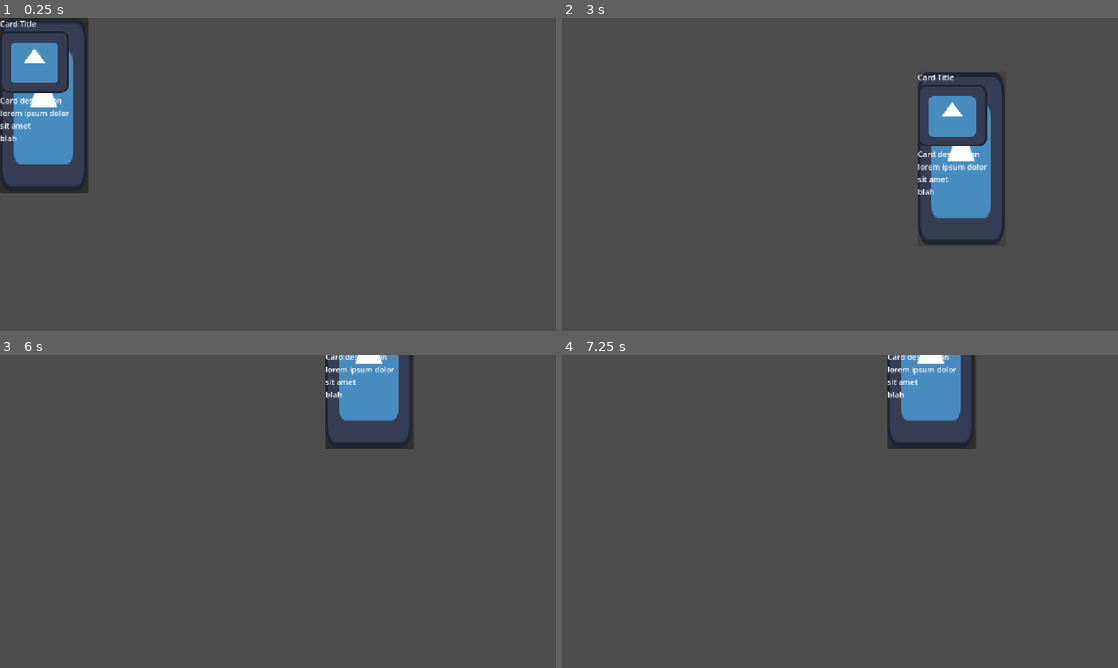
Above: before the commit, frames 1-4 (two rows, left to right).
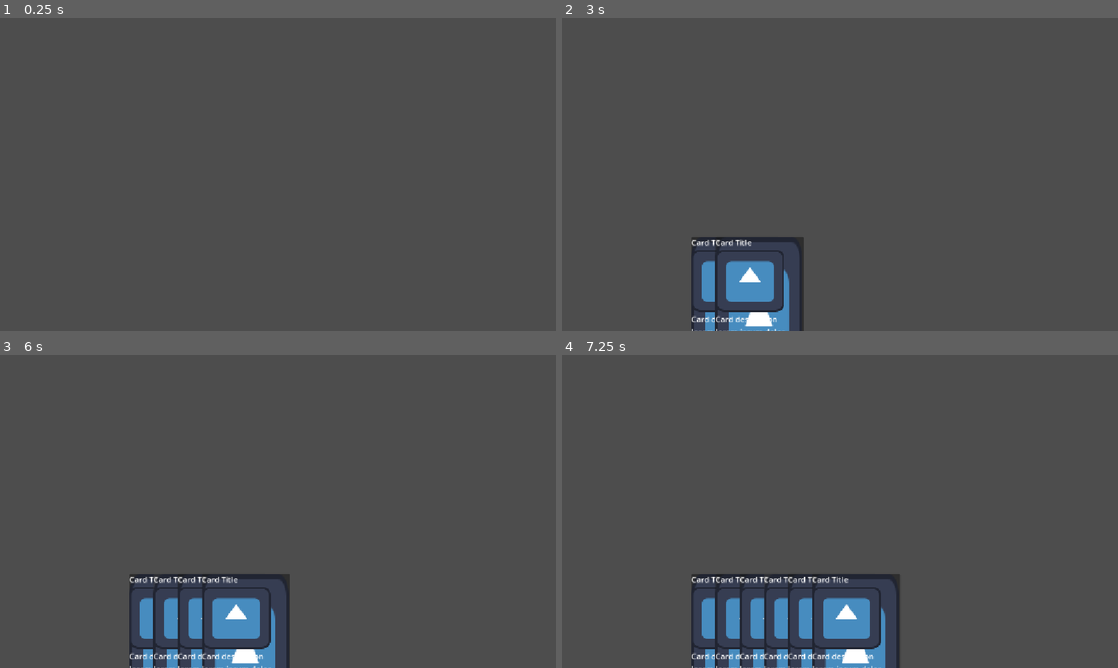
Above: after the commit, the same moments.

Repository: ataylor146/deckbuilder
Game: Godot game, scene res://board.tscn
Two runs of this game, one before a commit and one after it. Both use one fixed random seed, a clock stepped at 60 frames per second and the inputs below. Before the commit the project starts from res://card.tscn. The engine's default icon, where the game draws it, is replaced by a stand-in: a white triangle on a blue panel in a dark square.
Inputs (mouse positions are in pixels of both pictures, inside the frame that each line leads up to):
- Up to frame 1 (0.25 s): no input
- Up to frame 2 (3 s): click (606, 105) at 0.52 s; click (606, 105) at 1.27 s; click (606, 105) at 2.02 s; tap Enter (ui_accept) at 2.75 s; move the mouse to (962, 158) at 2.77 s; hold Enter (ui_accept) from 2.78 s (still down)
- Up to frame 3 (6 s): release Enter (ui_accept) at 3.5 s; click (200, 661) at 3.52 s; click (200, 661) at 4.27 s; click (200, 661) at 5.02 s; tap Enter (ui_accept) at 5.75, 5.85 s; move the mouse to (166, 527) at 5.77 s
- Up to frame 4 (7.25 s): tap Enter (ui_accept) at 6.02, 6.32 s; click (784, 661) at 6.52 s

The runs differ from the first frame. In frame 1, 5.4% of the frame differs, in the area x 0-16%, y 0-56%; in frame 2, 8.7%; in frame 3, 8.1%; in frame 4, 9.5%, in the area x 23-75%, y 0-100%.

Commit message:
add hand that holds cards. debug cards added with enter

Diff:
--- /dev/null
+++ b/board.gd
@@ -0,0 +1,50 @@
+extends Node2D
+
+const handWidth := 300.0
+const typicalHandSpread := 50.0
+
+var n_card:PackedScene =  load("res://card.tscn")
+
+var cardsInHand: Array[Node]
+
+# Called when the node enters the scene tree for the first time.
+func _ready() -> void:
+	pass
+
+func handPositions(count: int) -> Array[Vector2]:
+	var result: Array[Vector2]
+	var spread: float
+	if count * typicalHandSpread < handWidth:
+		spread = typicalHandSpread
+	else:
+		spread = handWidth / count
+
+	for i in range(count):
+		result.append($Hand.position + Vector2(i * spread, 0.0))
+	return result
+
+func arrangeHand() -> void:
+	var positions = handPositions(cardsInHand.size())
+	for i in range(cardsInHand.size()):
+		cardsInHand[i].homePosition = positions[i]
+
+func drawCard(card:PackedScene):
+	var newCard = card.instantiate()
+	cardsInHand.append(newCard)
+	add_child(newCard)
+	arrangeHand()
+
+
+# Called every frame. 'delta' is the elapsed time since the previous frame.
+func _process(delta: float) -> void:
+	pass
+
+func _input(event: InputEvent) -> void:
+	if event.is_action_pressed("ui_accept"):
+		drawCard(n_card)
+
+
+func _on_card_card_placed(card:Node) -> void:
+	if card.position.y < 200:
+		pass
+		#card.play()
--- /dev/null
+++ b/board.tscn
@@ -0,0 +1,9 @@
+[gd_scene format=3 uid="uid://3y4f6plkrs2x"]
+
+[ext_resource type="Script" uid="uid://dgqif6xctajgt" path="res://board.gd" id="1_8l818"]
+
+[node name="Board" type="Node2D" unique_id=687119862]
+script = ExtResource("1_8l818")
+
+[node name="Hand" type="Node2D" parent="." unique_id=1715343126]
+position = Vector2(268, 453)
--- a/card.gd
+++ b/card.gd
@@ -1,21 +1,35 @@
 extends Button
+
+signal cardPlaced(Node)
+
+const MOVE_RATE := 1 # ms to clear half dist (lower is faster)
 
 var grabPos : Vector2
 var formerPos : Vector2
+
+@export var homePosition : Vector2
 
 # Called when the node enters the scene tree for the first time.
 func _ready() -> void:
 	pass # Replace with function body.
 
-
 # Called every frame. 'delta' is the elapsed time since the previous frame.
 func _process(delta: float) -> void:
 	if button_pressed:
 		position = formerPos + get_global_mouse_position() - grabPos
+	else:
+		position = homePosition
 
 func _on_button_down() -> void:
 	grabPos = get_global_mouse_position()
 	formerPos = global_position
 
-func _on_button_up() -> void:
-	pass
+func _on_button_up():
+	emit_signal("cardPlaced", self)
+
+func play():
+	print("Played")
+	queue_free()
+
+func setHomePos(p: Vector2):
+	homePosition = p
--- a/project.godot
+++ b/project.godot
@@ -11,7 +11,7 @@
 [application]
 
 config/name="Deckbuider"
-run/main_scene="res://card.tscn"
+run/main_scene="uid://3y4f6plkrs2x"
 config/features=PackedStringArray("4.7", "GL Compatibility")
 config/icon="res://icon.svg"
 
@@ -19,6 +19,14 @@
 
 window/stretch/mode="canvas_items"
 window/stretch/aspect="expand"
+
+[input]
+
+leftMouse={
+"deadzone": 0.2,
+"events": [Object(InputEventMouseButton,"resource_local_to_scene":false,"resource_name":"","device":-1,"window_id":0,"alt_pressed":false,"shift_pressed":false,"ctrl_pressed":false,"meta_pressed":false,"button_mask":0,"position":Vector2(0, 0),"global_position":Vector2(0, 0),"factor":1.0,"button_index":1,"canceled":false,"pressed":false,"double_click":false,"script":null)
+]
+}
 
 [physics]
 
Not shown, added: board.gd.uid
